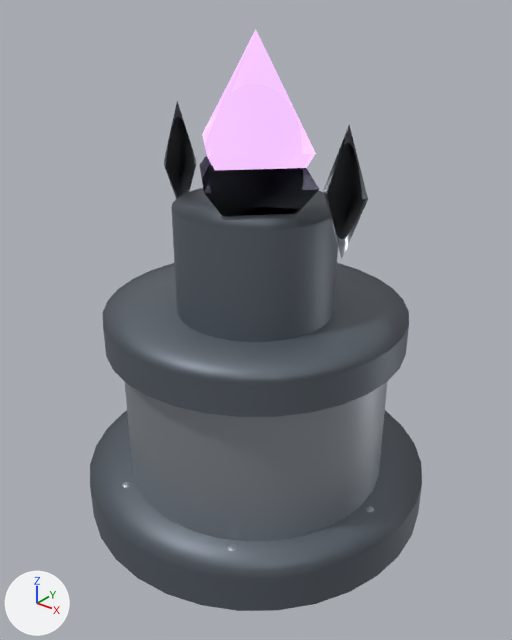
Renders of the glTF model public/assets/3d/towers/arcane_l2.glb from each side of a commit.
Both versions are drawn from a 50 mm camera at (2.01, -2.51, 2.58) aimed at (0.04, -0.05, 1.05). The lights are fixed; the arrows at lower left show +X, +Y and +Z. The first picture is the older version. Where no turn or scale is listed for an object, it has been applied to the vertices.

The first picture shows 'BaseRivet0', 'BaseRivet1', 'BaseRivet2', 'base', 'baseCollar', 'footing', 'shaft', 'shardL', 'shardR', 'spinCrystal', 'support'.
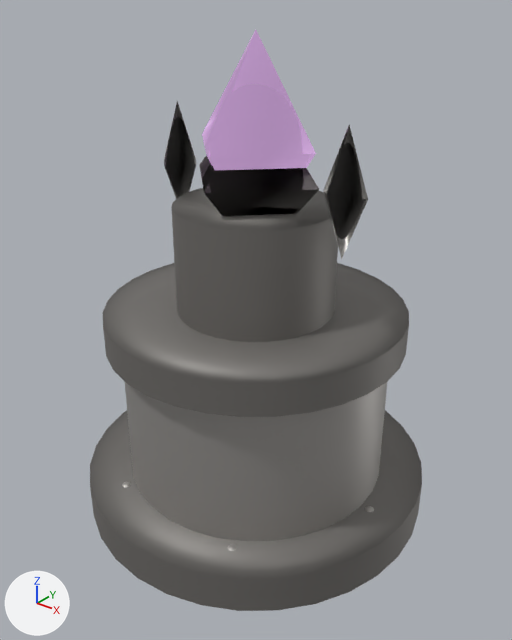
Changed parts and their boxes (x1, y1, x2, y2) in the pictures (512 x 640 px):
'baseCollar', recoloured: (103, 263, 409, 417) in both
'footing', recoloured: (90, 411, 422, 611) in both
'shaft', recoloured: (171, 190, 337, 342) in both
'spinCrystal', recoloured (darker): (202, 30, 316, 170) in both
'BaseRivet1', recoloured: (227, 544, 237, 551) in both
'BaseRivet0', recoloured: (365, 506, 374, 512) in both
'BaseRivet2', recoloured: (122, 482, 131, 487) in both

The change in detail:
Material 'Steel_L2' (mat_steel_l2) is new.
Its base color is (0.46, 0.442, 0.422) (grey #b5b1ae).
Its metallic is 0.648.
Its roughness is 0.43.
Material 'Obsidian_L2' (mat_obsidian_l2) is new.
Its base color is (0.214, 0.204, 0.193) (grey #7f7d7a).
Its metallic is 0.495.
Its roughness is 0.57.
Material 'Arcane_L2' (mat_arcane_l2) is new.
Its base color is (0.882, 0.541, 1.0) (purple #f1c2ff).
Its metallic is 0.198.
Its roughness is 0.3.
Its emission color is (0.397, 0.244, 0.45) (greyish purple #a987b3).
Its emission strength is 1.0.
me_octa_0 has 6 vertices, 8 faces and spans x -0.35..0.35, y -0.35..0.35, z -0.4..0.4.
me_octa_0 no longer uses material mat_obsidian (grey #6a727c).
me_octa_0 gains material mat_obsidian_l2 (grey #7f7d7a).
me_octa_2 has 6 vertices, 8 faces and spans x -0.325..0.325, y -0.325..0.325, z -0.475..0.475.
me_octa_2 no longer uses material mat_arcane (purple #f1c2ff, glowing purple #f1c2ff).
me_octa_2 gains material mat_arcane_l2 (purple #f1c2ff, glowing greyish purple #a987b3).
me_cylinder_0 has 68 vertices, 128 faces and spans x -0.5..0.5, y -0.5..0.5, z -0.5..0.5.
me_cylinder_0 no longer uses material mat_obsidian (grey #6a727c).
me_cylinder_0 gains material mat_obsidian_l2 (grey #7f7d7a).
me_cylinder_1 has 68 vertices, 128 faces and spans x -0.675..0.675, y -0.675..0.675, z -0.45..0.45.
me_cylinder_1 no longer uses material mat_steel (grey #acb2bb).
me_cylinder_1 gains material mat_steel_l2 (grey #b5b1ae).
me_sphere_1 has 793 vertices, 1504 faces and spans x -0.5..0.5, y -0.5..0.5, z -0.5..0.5.
me_sphere_1 no longer uses material mat_steel (grey #acb2bb).
me_sphere_1 gains material mat_steel_l2 (grey #b5b1ae).
